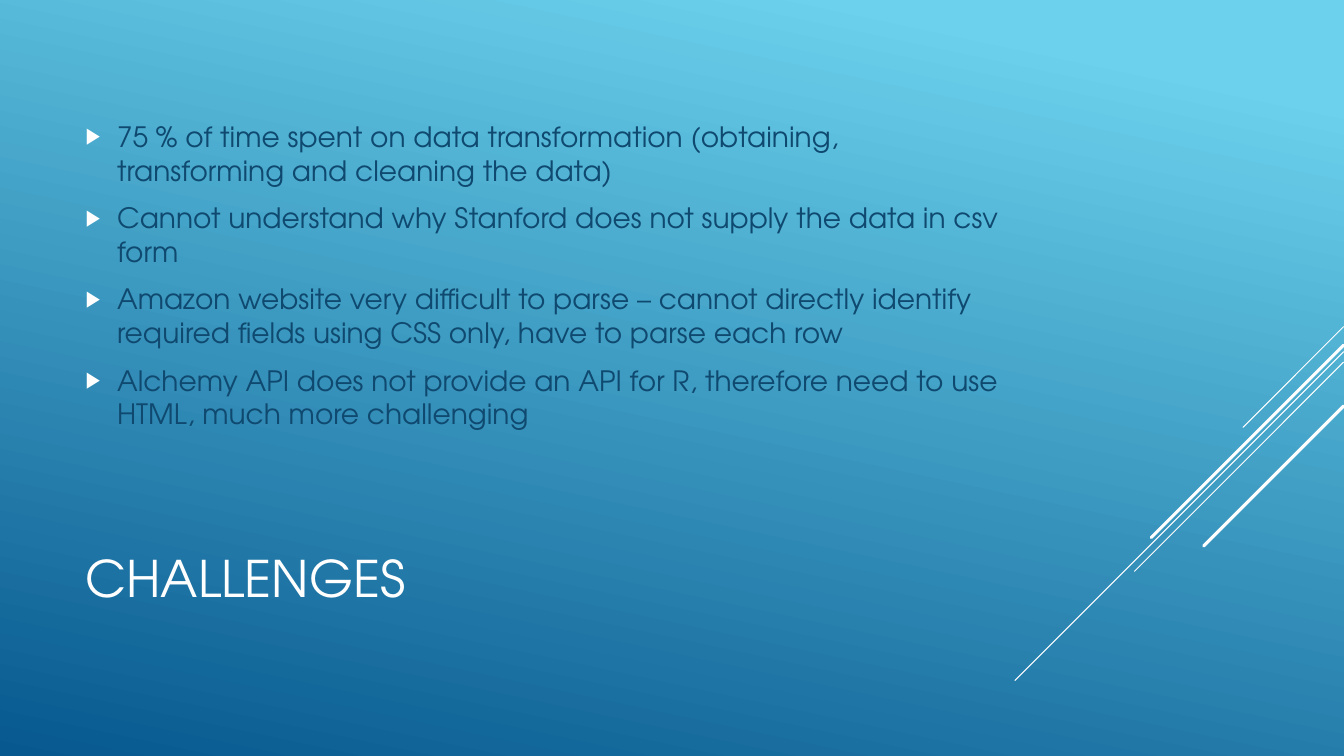
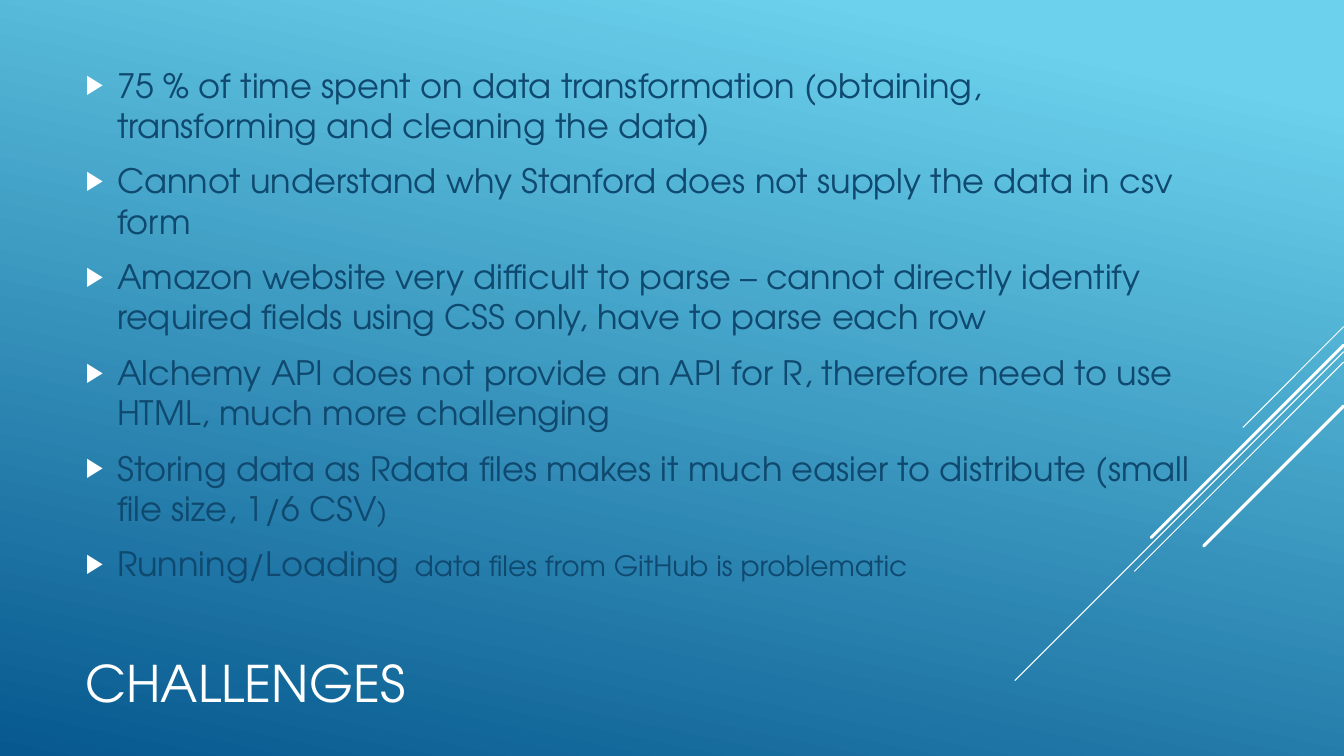
Before and after one commit to jwindokun/FinalProject, a slide deck: slide 21 of R/Final_Project_Presentation.pptx (slide 17 before the commit). Drawn at 1344x756 pixels with LibreOffice and Linux fonts; fonts in the diff are those of the drawing. Boxes give left, top, right and bottom in pixels: in the first picture for what was removed or moved away, otherwise in the second. Text is boxed around its words. In the diff, an @@ line names an element or a change of style, - is before the commit and + after.

```diff
--- a/R/Final_Project_Presentation.pptx
+++ b/R/Final_Project_Presentation.pptx
@@ text at (117,73,1172,432): size 20 to 24 pt in "75 % of time spent on data ...", "Cannot understand why Stanford does not supply ...", "Amazon website very difficult to parse – ...", "Alchemy API does not provide an API ..." @@
@@ text at (117,456,1189,583): paragraphs added @@
+▶ Storing data as Rdata files makes it much easier to distribute (small file size, 1/6 CSV)
+▶ Running/Loading data files from GitHub is problematic
@@ title "CHALLENGES": place and size @@
-title "CHALLENGES" at (86,559,406,598)
+title "CHALLENGES" at (86,664,406,703)
```
Also in this commit, not shown: 2 other slides changed, 6 slides added, 3 other files.
